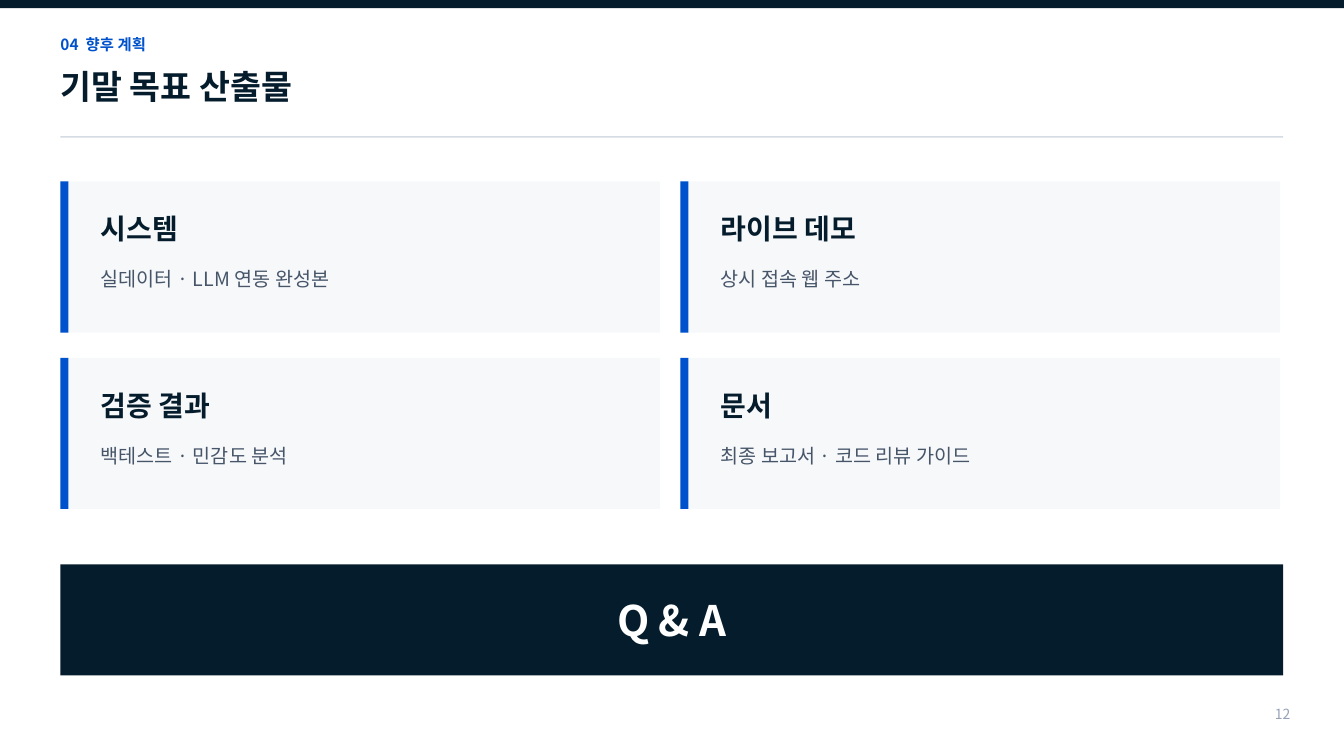
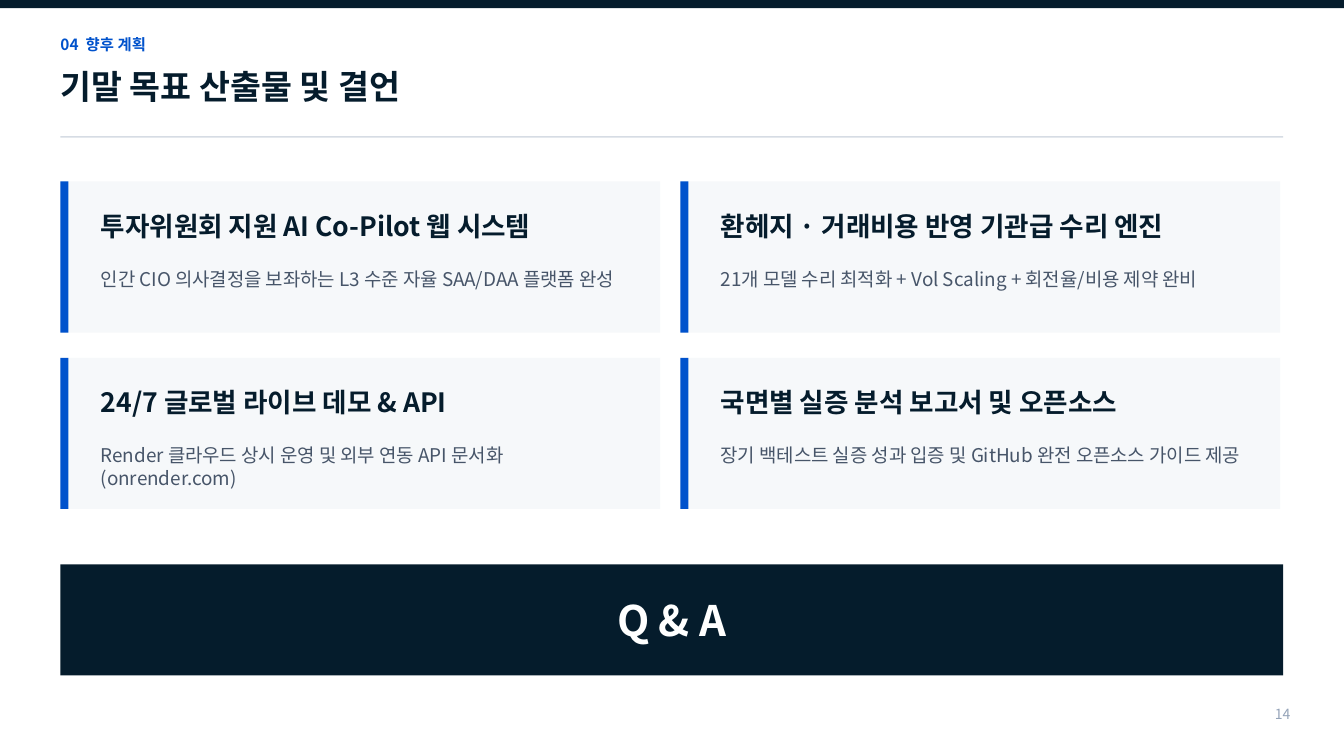
Before and after one commit to Placer-BAE/self-driving-portfolio, a slide deck: slide 14 of The_Self_Driving_Portfolio_중간발표_간결본.pptx (slide 12 before the commit). Drawn at 1344x756 pixels with LibreOffice and Linux fonts; fonts in the diff are those of the drawing. Boxes give left, top, right and bottom in pixels: in the first picture for what was removed or moved away, otherwise in the second. Text is boxed around its words. In the diff, an @@ line names an element or a change of style, - is before the commit and + after.

```diff
--- a/The_Self_Driving_Portfolio_중간발표_간결본.pptx
+++ b/The_Self_Driving_Portfolio_중간발표_간결본.pptx
@@ text at (x1=60, y1=71, x2=400, y2=102): text changed @@
-기말 목표 산출물
+기말 목표 산출물 및 결언
@@ text at (x1=101, y1=213, x2=530, y2=239): text changed; size 20 to 19 pt @@
-시스템
+투자위원회 지원 AI Co-Pilot 웹 시스템
@@ text at (x1=721, y1=213, x2=1163, y2=239): text changed; size 20 to 19 pt @@
-라이브 데모
+환헤지 · 거래비용 반영 기관급 수리 엔진
@@ text at (x1=101, y1=270, x2=614, y2=290): text changed; size 14 to 13.5 pt @@
-실데이터 · LLM 연동 완성본
+인간 CIO 의사결정을 보좌하는 L3 수준 자율 SAA/DAA 플랫폼 완성
@@ text at (x1=721, y1=270, x2=1198, y2=291): text changed; size 14 to 13.5 pt @@
-상시 접속 웹 주소
+21개 모델 수리 최적화 + Vol Scaling + 회전율/비용 제약 완비
@@ text at (x1=101, y1=389, x2=446, y2=417): text changed; size 20 to 19 pt @@
-검증 결과
+24/7 글로벌 라이브 데모 & API
@@ text at (x1=721, y1=389, x2=1117, y2=415): text changed; size 20 to 19 pt @@
-문서
+국면별 실증 분석 보고서 및 오픈소스
@@ text at (x1=101, y1=446, x2=503, y2=489): text changed; size 14 to 13.5 pt @@
-백테스트 · 민감도 분석
+Render 클라우드 상시 운영 및 외부 연동 API 문서화 (onrender.com)
@@ text at (x1=721, y1=446, x2=1241, y2=464): text changed; size 14 to 13.5 pt @@
-최종 보고서 · 코드 리뷰 가이드
+장기 백테스트 실증 성과 입증 및 GitHub 완전 오픈소스 가이드 제공
@@ text at (x1=1275, y1=709, x2=1291, y2=719): text changed @@
-12
+14
```
Also in this commit, not shown: 6 other slides changed, 7 slides added, 5 slides removed, 3 other files.
